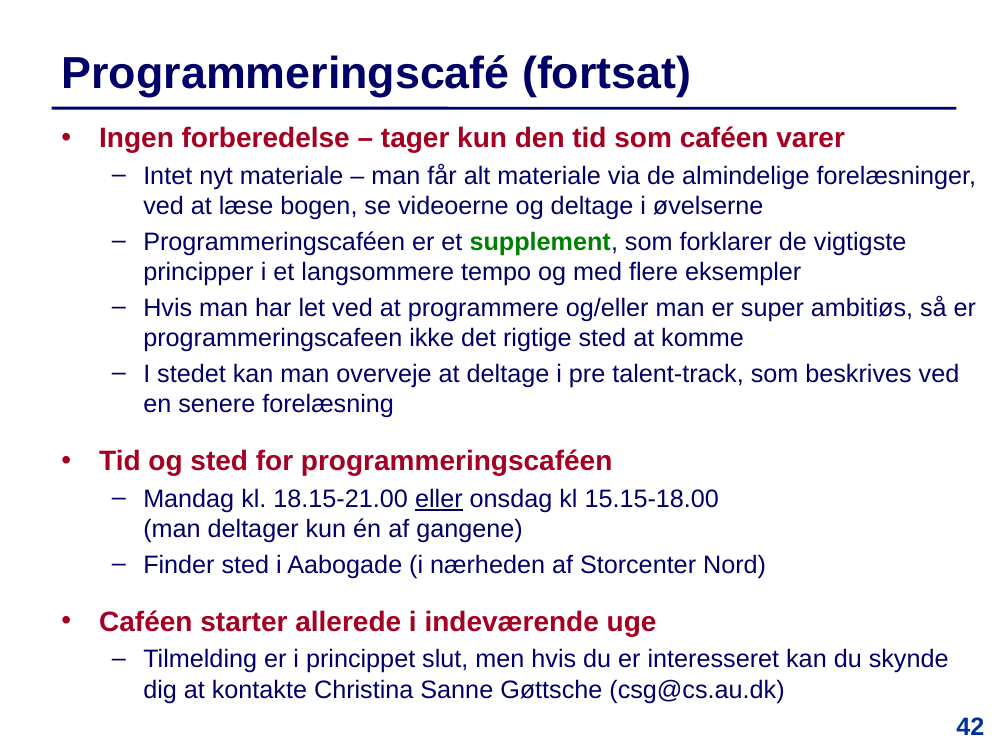
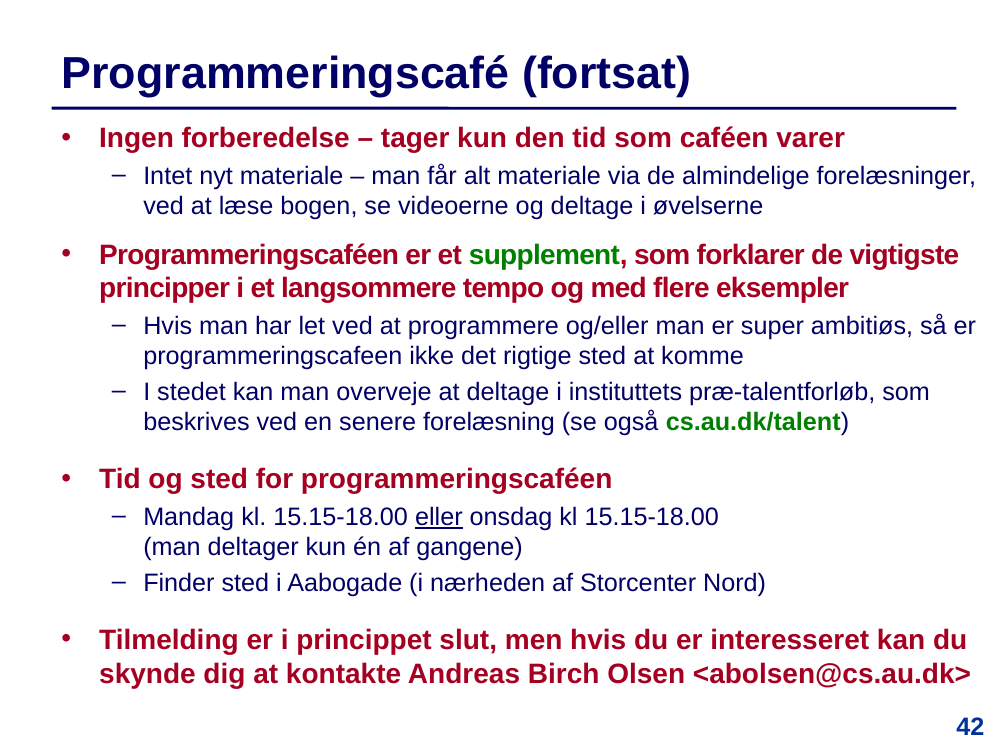
Before and after one commit to IntProgAU/Materiale, a slide deck: slide 42 of web/e22/uge_1a/Slides-Uge1-Mandag.pptx. Drawn at 1008x756 pixels with LibreOffice and Linux fonts; fonts in the diff are those of the drawing. Boxes give left, top, right and bottom in pixels: in the first picture for what was removed or moved away, otherwise in the second. Text is boxed around its words. In the diff, an @@ line names an element or a change of style, - is before the commit and + after.

```diff
--- a/web/e22/uge_1a/Slides-Uge1-Mandag.pptx
+++ b/web/e22/uge_1a/Slides-Uge1-Mandag.pptx
@@ text at (99, 243, 960, 302): size 18 to 20 pt, text colour #000066 to #A50021, letter spacing 0 to -0.5 pt, bold on in "Programmeringscaféen er et supplement, som forklarer de ..."; bullet – to •; more space between paragraphs @@
@@ text at (143, 381, 930, 436): text changed @@
-  – I stedet kan man overveje at deltage i pre talent-track, som beskrives ved en senere forelæsning
+  – I stedet kan man overveje at deltage i instituttets præ-talentforløb, som beskrives ved en senere forelæsning (se også cs.au.dk/talent)
@@ text at (143, 506, 719, 561): text changed @@
-  – Mandag kl. 18.15-21.00 eller onsdag kl 15.15-18.00
-    (man deltager kun én af gangene)
+  – Mandag kl. 15.15-18.00 eller onsdag kl 15.15-18.00
+    (man deltager kun én af gangene)
@@ text at (99, 628, 971, 688): text changed; size 18 to 20 pt; text colour #000066 to #A50021; bold on @@
-  • Caféen starter allerede i indeværende uge
-  – Tilmelding er i princippet slut, men hvis du er interesseret kan du skynde dig at kontakte Christina Sanne Gøttsche (csg@cs.au.dk)
+  • Tilmelding er i princippet slut, men hvis du er interesseret kan du skynde dig at kontakte Andreas Birch Olsen <abolsen@cs.au.dk>
```
Also in this commit, not shown: 13 other slides changed, 3 slides removed, 19 other files.
